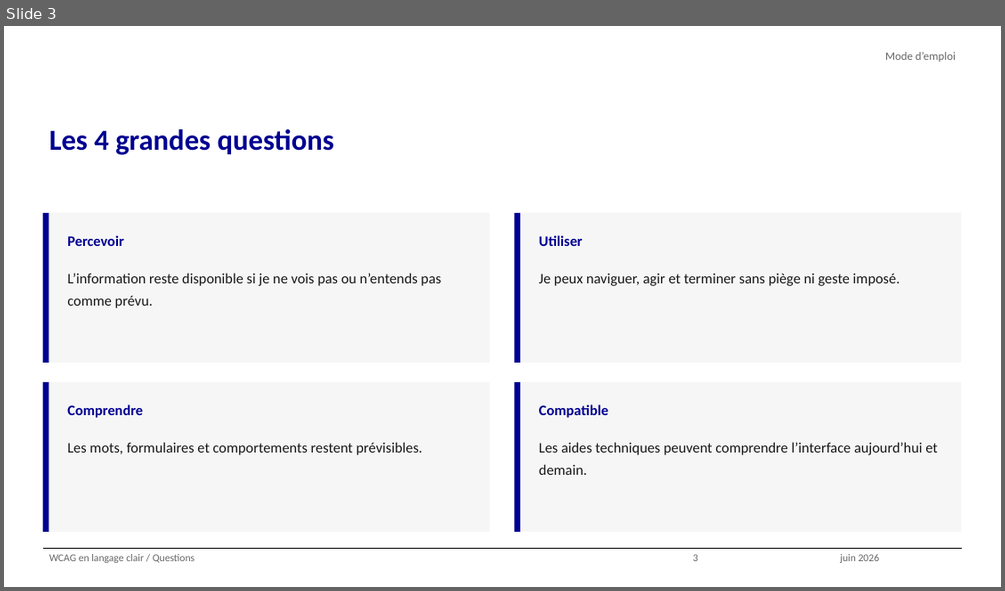
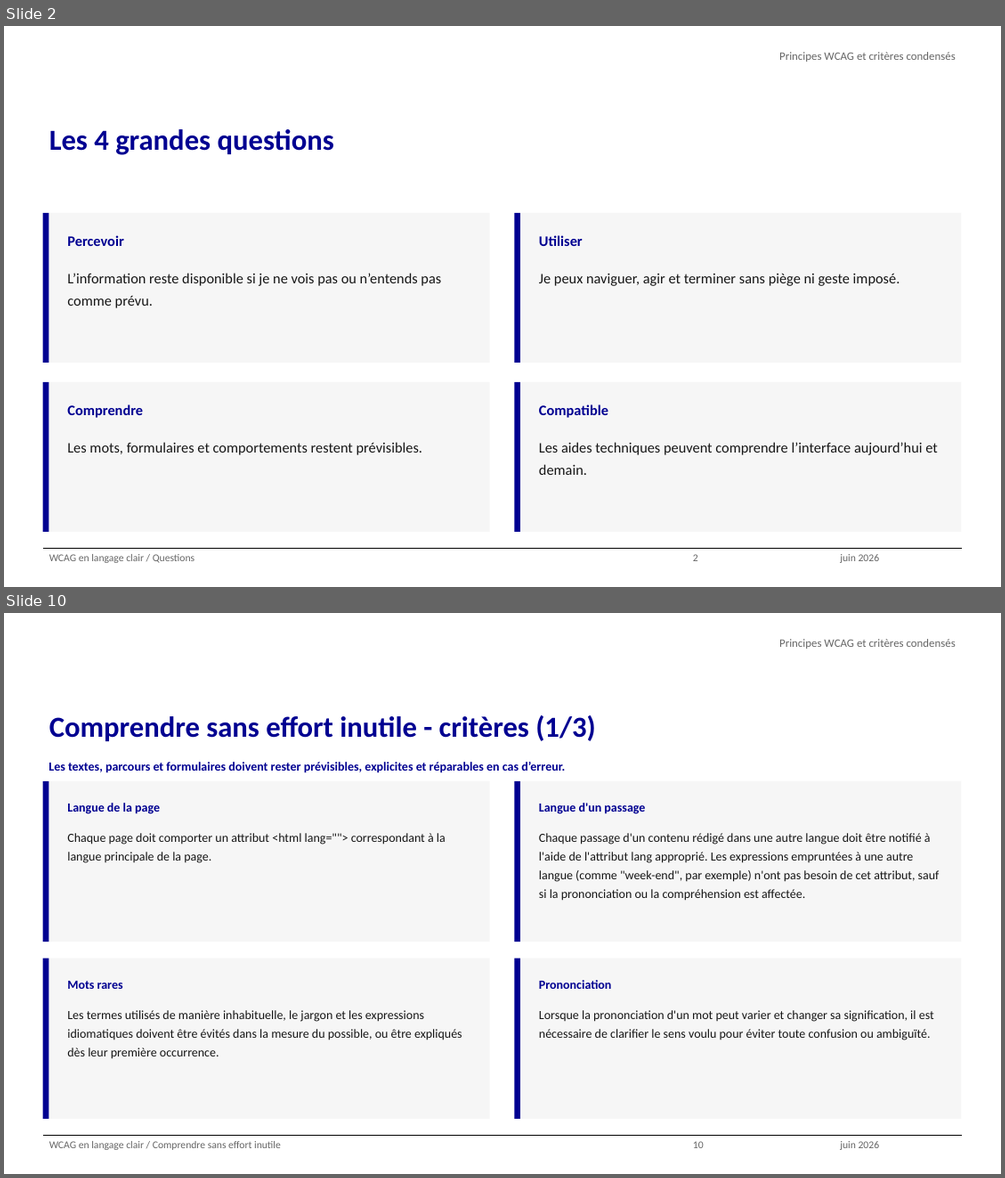
Before and after one commit to alexandra-guiderdoni/usine-fabrication-igpde-102846-ay11, a slide deck: WCAG en langage clair - condensé.pptx. Shown one above the other, each under a label of ours: slide 3 before the commit, slides 2 and 10 after it; the slides between them are not shown. The pictures are 1005x591 and 1005x1178 pixels, drawn with LibreOffice and Linux fonts; fonts in the diff are those of the drawing; background and template pictures are left out. Boxes give left, top, right and bottom in pixels: in the first picture for what was removed or moved away, otherwise in the second. Text is boxed around its words. In the diff, an @@ line names an element or a change of style, - is before the commit and + after.

```diff
--- a/WCAG en langage clair - condensé.pptx
+++ b/WCAG en langage clair - condensé.pptx
@@ slide 10 added at [4,613,1001,1174], background #FFFFFF; not listed: 1 template element that a slide beside it also shows @@
@@ text added at [779,639,955,649], 11 pt, text #666666 @@
+Principes WCAG et critères condensés
@@ title added at [49,715,595,741], 28 pt, text #000091, bold @@
+Comprendre sans effort inutile - critères (1/3)
@@ text added at [48,762,565,773], 12 pt, text #000091, bold @@
+Les textes, parcours et formulaires doivent rester prévisibles, explicites et réparables en cas d’erreur.
@@ rectangle added at [43,781,48,942], fill #000091 @@
@@ rectangle added at [48,781,489,942], fill #F6F6F6 @@
@@ rectangle added at [514,781,520,942], fill #000091 @@
@@ rectangle added at [520,781,961,942], fill #F6F6F6 @@
@@ text added at [67,803,160,814], 12 pt, text #000091, bold @@
+Langue de la page
@@ text added at [539,803,645,814], 12 pt, text #000091, bold @@
+Langue d'un passage
@@ text added at [67,833,445,863], 12 pt, text #161616 @@
+Chaque page doit comporter un attribut <html lang=""> correspondant à la langue principale de la page.
@@ text added at [539,833,939,900], 12 pt, text #161616 @@
+Chaque passage d'un contenu rédigé dans une autre langue doit être notifié à l'aide de l'attribut lang approprié. Les expressions empruntées à une autre langue (comme "week-end", par exemple) n'ont pas besoin de cet attribut, sauf si la prononciation ou la compréhension est affectée.
@@ rectangle added at [43,958,48,1119], fill #000091 @@
@@ rectangle added at [48,958,489,1119], fill #F6F6F6 @@
@@ rectangle added at [514,958,520,1119], fill #000091 @@
@@ rectangle added at [520,958,961,1119], fill #F6F6F6 @@
@@ text added at [67,981,123,989], 12 pt, text #000091, bold @@
+Mots rares
@@ text added at [539,980,612,989], 12 pt, text #000091, bold @@
+Prononciation
@@ text added at [67,1010,462,1059], 12 pt, text #161616 @@
+Les termes utilisés de manière inhabituelle, le jargon et les expressions idiomatiques doivent être évités dans la mesure du possible, ou être expliqués dès leur première occurrence.
@@ text added at [539,1010,934,1040], 12 pt, text #161616 @@
+Lorsque la prononciation d'un mot peut varier et changer sa signification, il est nécessaire de clarifier le sens voulu pour éviter toute confusion ou ambiguïté.
@@ text added at [49,1141,281,1150], 10 pt, text #666666 @@
+WCAG en langage clair / Comprendre sans effort inutile
@@ text added at [693,1141,704,1148], 10 pt, text #666666 @@
+10
@@ text added at [840,1141,880,1150], 10 pt, text #666666 @@
+juin 2026
@@ what was slide 3 is now slide 2 @@
@@ slide 2 changed as well @@
@@ text at [779,52,955,62]: text changed @@
-Mode d’emploi
+Principes WCAG et critères condensés
```
Also in this commit, not shown: 1 other slide changed, 10 other slides added, 21 slides removed, 4 other files.
